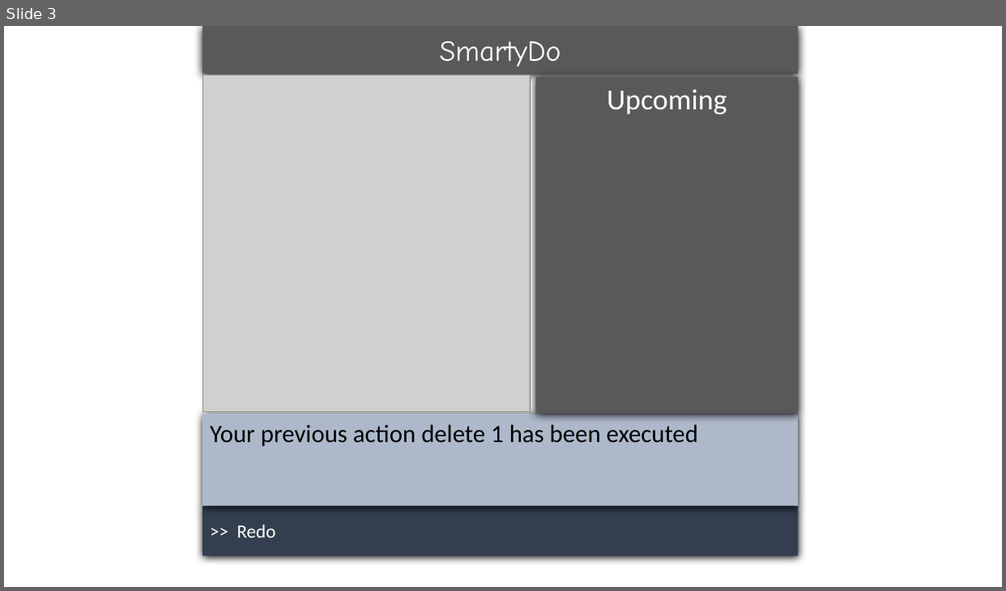
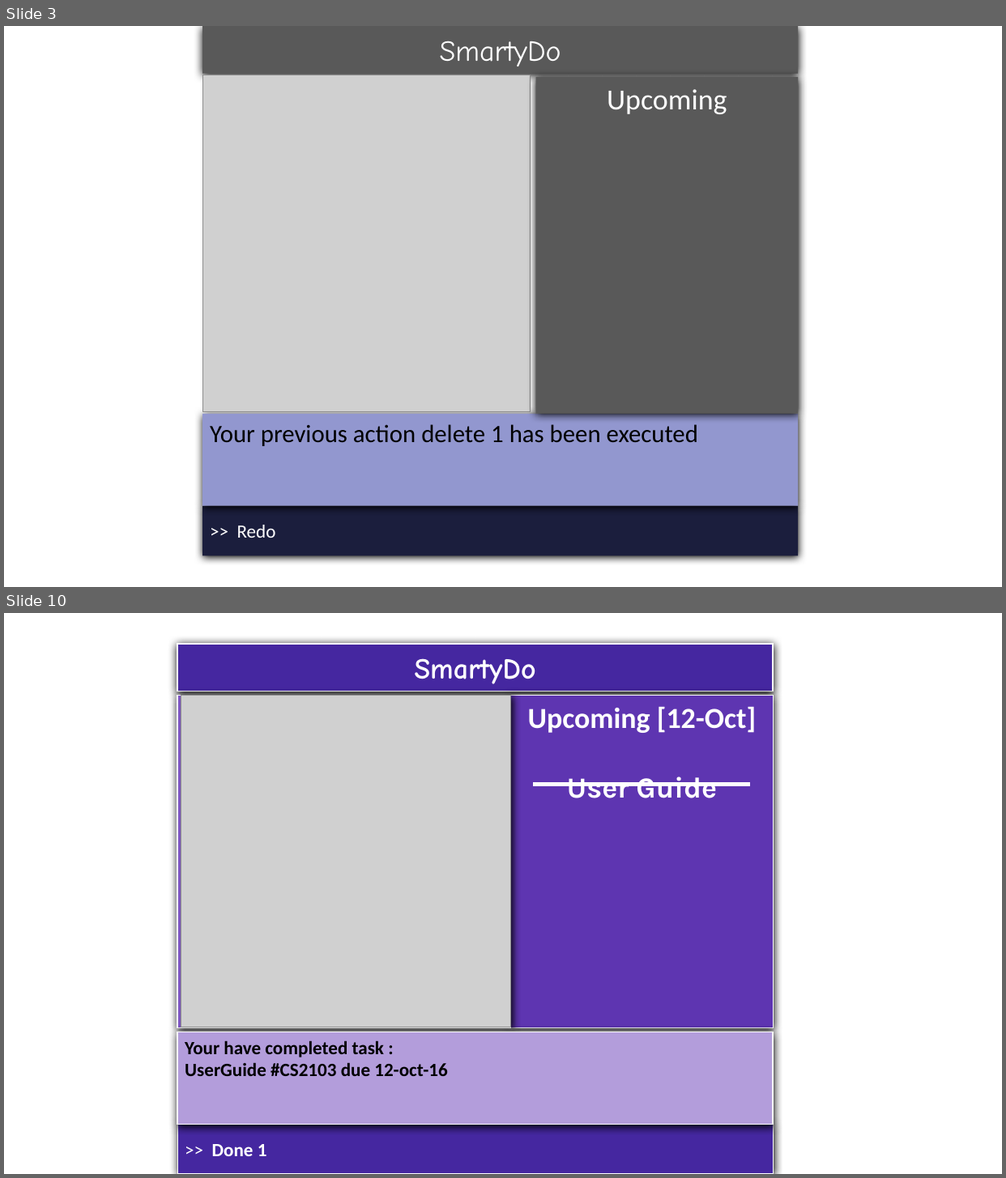
Before and after one commit to se-edu/addressbook-level4, a slide deck: docs/diagrams/UserGuide Drawings.pptx. Shown one above the other, each under a label of ours: slide 3 before the commit, slides 3 and 10 after it; the slides between them are not shown. The pictures are 1006x591 and 1006x1178 pixels, drawn with LibreOffice and Linux fonts; fonts in the diff are those of the drawing; grey boxes stand for pictures. Boxes give left, top, right and bottom in pixels: in the first picture for what was removed or moved away, otherwise in the second. Text is boxed around its words. In the diff, an @@ line names an element or a change of style, - is before the commit and + after.

Commit message:
1. Formated for CS2103 User Guide 1st Draft 2. Remove other TA's photos 3. Added new images

```diff
--- a/docs/diagrams/UserGuide Drawings.pptx
+++ b/docs/diagrams/UserGuide Drawings.pptx
@@ slide 10 added at [4, 613, 1002, 1174], background #FFFFFF @@
@@ group added at [177, 644, 774, 1174]: 5 rectangles, 1 picture, 1 line @@
+SmartyDo
+Upcoming [12-Oct]
+User Guide
+>> Done 1
+Your have completed task :
+UserGuide #CS2103 due 12-oct-16
@@ slide 3 changed as well @@
@@ rectangle "Your previous action delete 1 ..." at [202, 414, 799, 506]: fill #ADB9CA to #9297CF @@
@@ rectangle ">> Redo" at [202, 506, 799, 556]: fill #333F50 to #1B1E3E @@
```
Also in this commit, not shown: 2 other slides changed, 7 other slides added, 13 other files.
